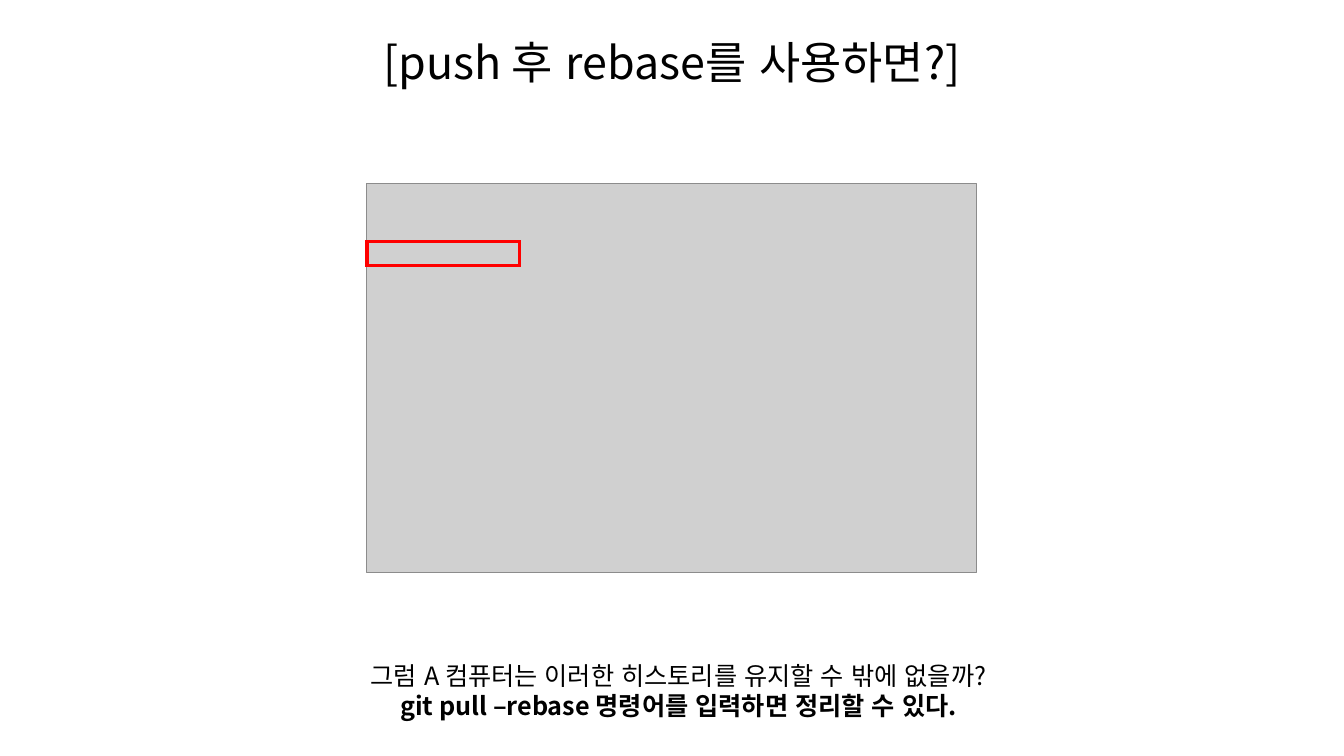
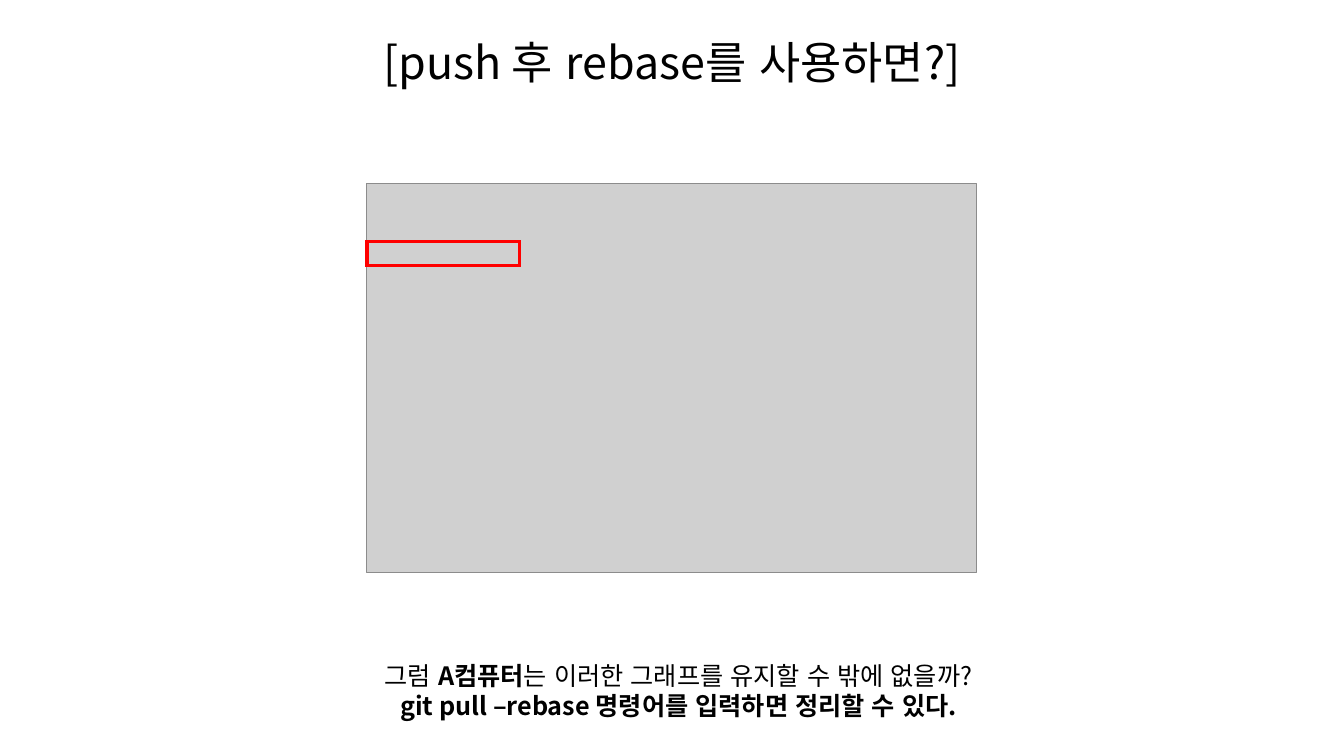
Before and after one commit to SeungHeeNoh/study_well, a slide deck: slide 50 of docs/9. rebase.pptx. Drawn at 1344x756 pixels with LibreOffice and Linux fonts; fonts in the diff are those of the drawing; grey boxes stand for pictures. Boxes give left, top, right and bottom in pixels: in the first picture for what was removed or moved away, otherwise in the second. Text is boxed around its words. In the diff, an @@ line names an element or a change of style, - is before the commit and + after.

Commit message:
docs : git rebase 문서 보강
- git rebase 문서 보강

```diff
--- a/docs/9. rebase.pptx
+++ b/docs/9. rebase.pptx
@@ text "그럼 A컴퓨터는 이러한 그래프를 유지할 ...": place and size @@
-text "그럼 A컴퓨터는 이러한 그래프를 유지할 ..." at <box>371,664,987,721</box>
+text "그럼 A컴퓨터는 이러한 그래프를 유지할 ..." at <box>385,664,972,721</box>
@@ text at <box>385,664,972,688</box>: text changed @@
-그럼 A 컴퓨터는 이러한 히스토리를 유지할 수 밖에 없을까?
+그럼 A컴퓨터는 이러한 그래프를 유지할 수 밖에 없을까?
```
Also in this commit, not shown: 6 other slides changed.
